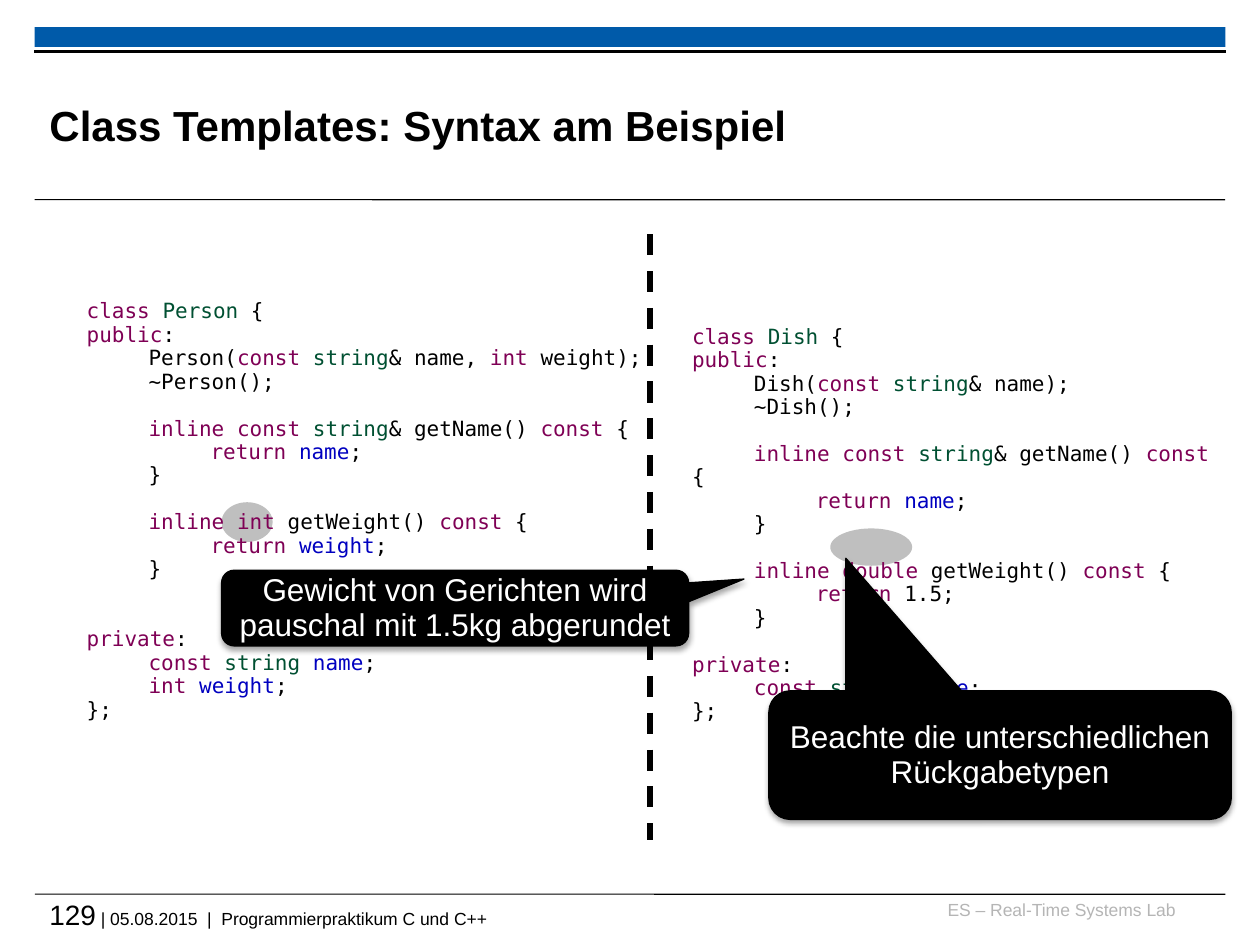
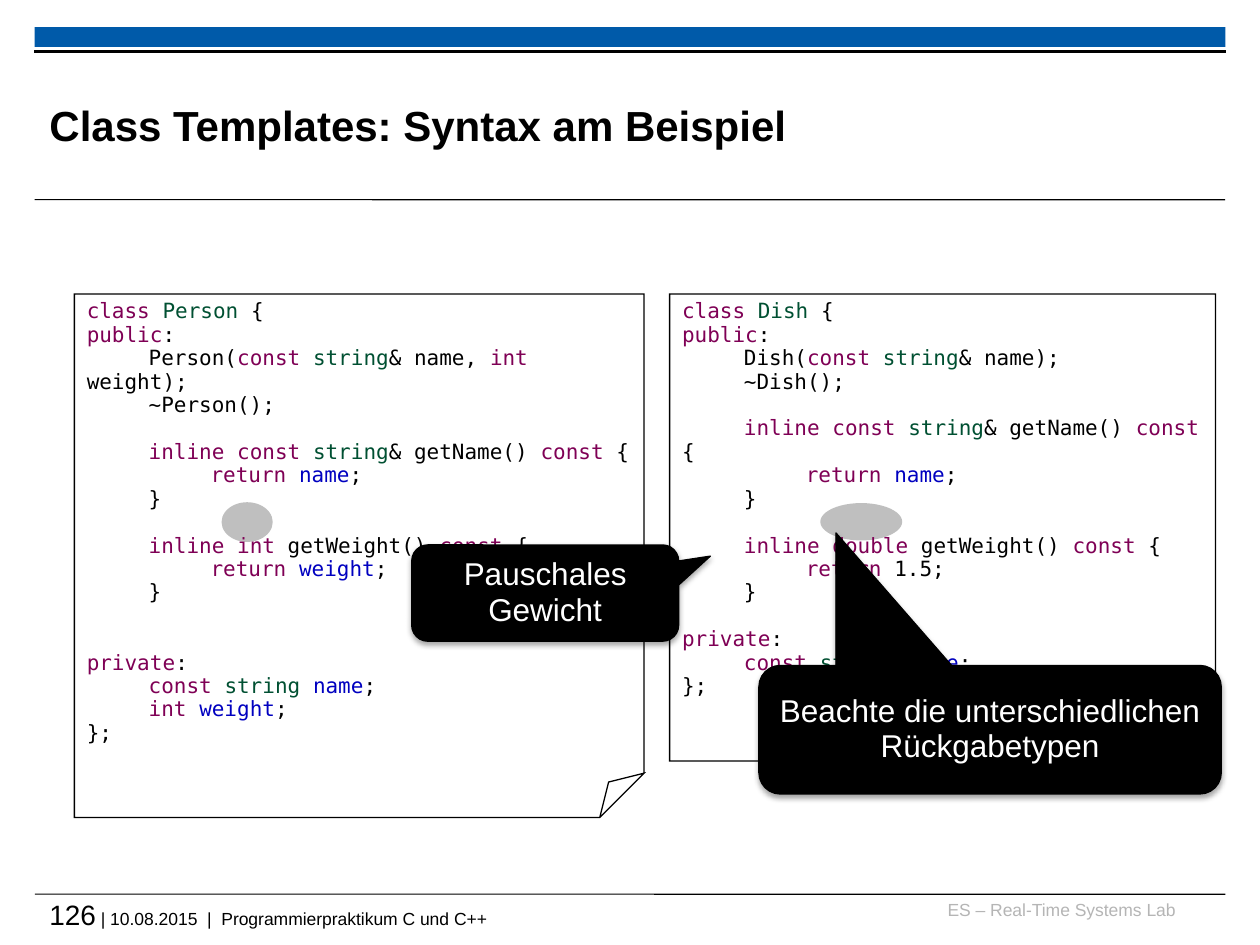
Before and after one commit to h82k/tud-cppp, a slide deck: slide 126 of vorlesung/cppp_lecture.pptx (slide 129 before the commit). Drawn at 1260x945 pixels with LibreOffice and Linux fonts; fonts in the diff are those of the drawing; background and template pictures are left out. Boxes give left, top, right and bottom in pixels: in the first picture for what was removed or moved away, otherwise in the second. Text is boxed around its words. In the diff, an @@ line names an element or a change of style, - is before the commit and + after.

```diff
--- a/vorlesung/cppp_lecture.pptx
+++ b/vorlesung/cppp_lecture.pptx
@@ line removed from (650, 234) to (650, 839) @@
@@ folded corner "class Person {" at [74, 294, 644, 816]: outline none to #000000 0.75 pt @@
@@ folded corner "class Person {": place and size @@
-folded corner "class Person {" at [87, 302, 642, 698]
+folded corner "class Person {" at [74, 294, 644, 816]
@@ folded corner "class Dish {": place and size @@
-folded corner "class Dish {" at [692, 328, 1209, 700]
+folded corner "class Dish {" at [669, 294, 1215, 761]
@@ folded corner "class Dish {" at [669, 294, 1215, 761]: outline none to #000000 0.75 pt @@
@@ ellipse: place and size @@
-ellipse at [830, 528, 912, 566]
+ellipse at [820, 503, 902, 541]
@@ rounded speech box "Pauschales Gewicht": place and size @@
-rounded speech box "Pauschales Gewicht" at [222, 571, 689, 646]
+rounded speech box "Pauschales Gewicht" at [412, 544, 679, 640]
@@ text in rounded speech box at [464, 562, 627, 622]: text changed @@
-Gewicht von Gerichten wird pauschal mit 1.5kg abgerundet
+Pauschales Gewicht
@@ rounded speech box "Beachte die unterschiedlichen Rückgabetypen": place and size @@
-rounded speech box "Beachte die unterschiedlichen Rückgabetypen" at [769, 690, 1231, 819]
+rounded speech box "Beachte die unterschiedlichen Rückgabetypen" at [759, 665, 1221, 794]
@@ text at [49, 905, 487, 929]: text changed @@
-129 | 05.08.2015 | Programmierpraktikum C und C++
+126 | 10.08.2015 | Programmierpraktikum C und C++
```
Also in this commit, not shown: 70 other slides changed, 1 slide added, 1 slide removed, 1 other file.
